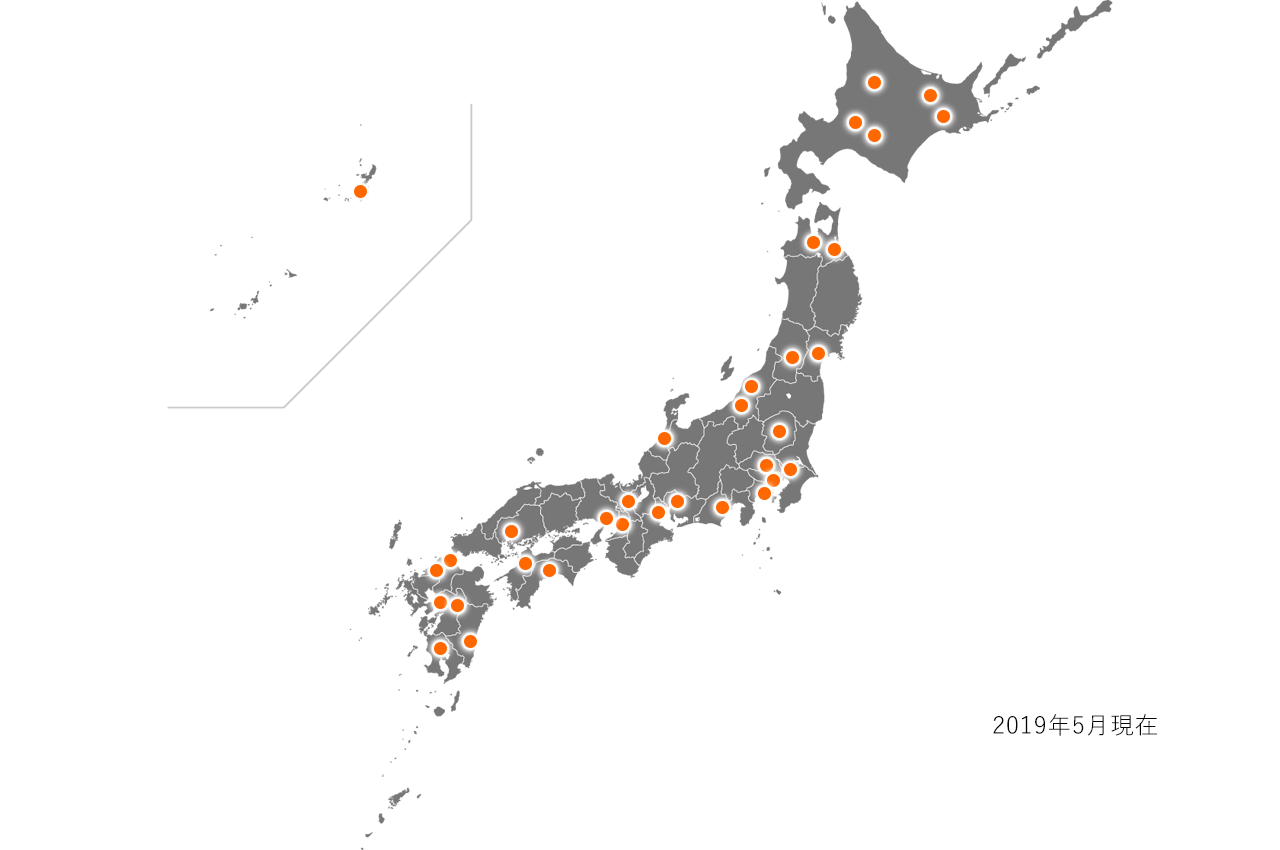
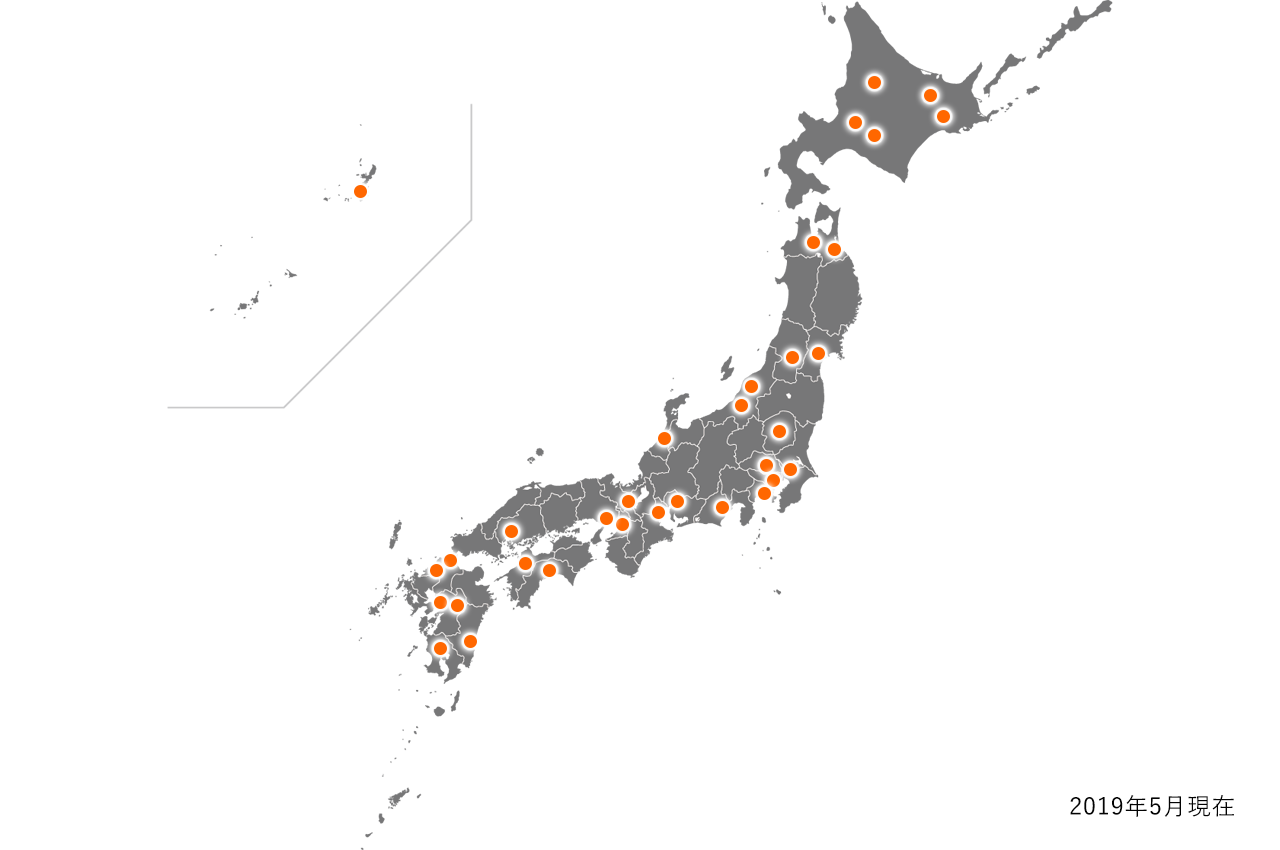
Layered file, before and after one edit (1280x850). Changes by layer:
painted on "2019年5月現在" over [993,714,1234,817]
